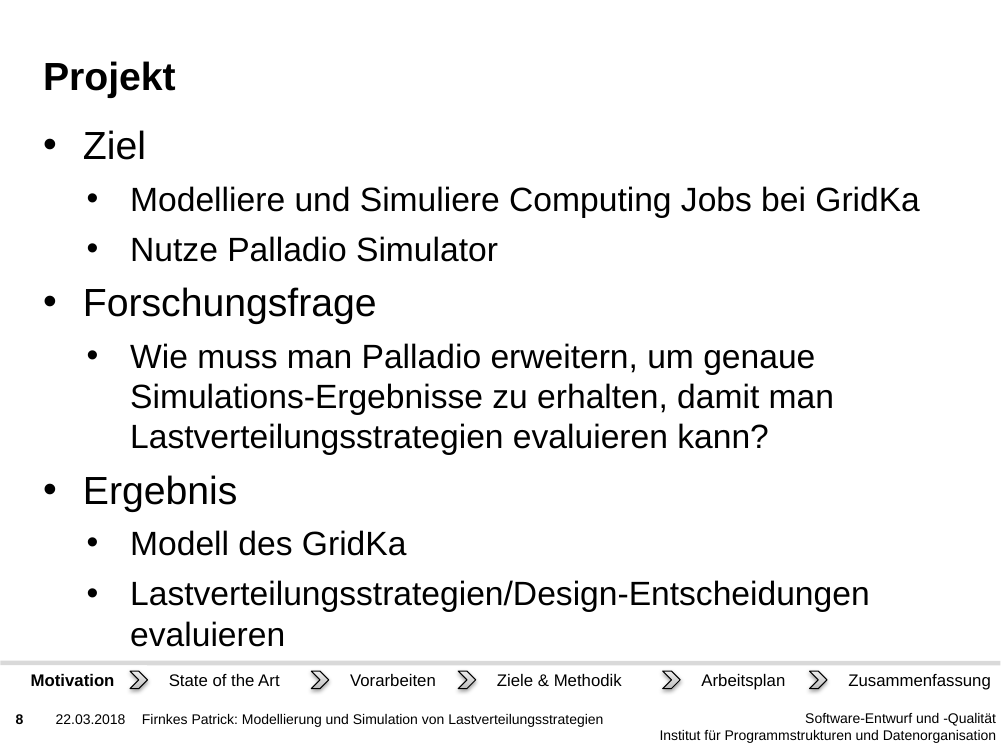
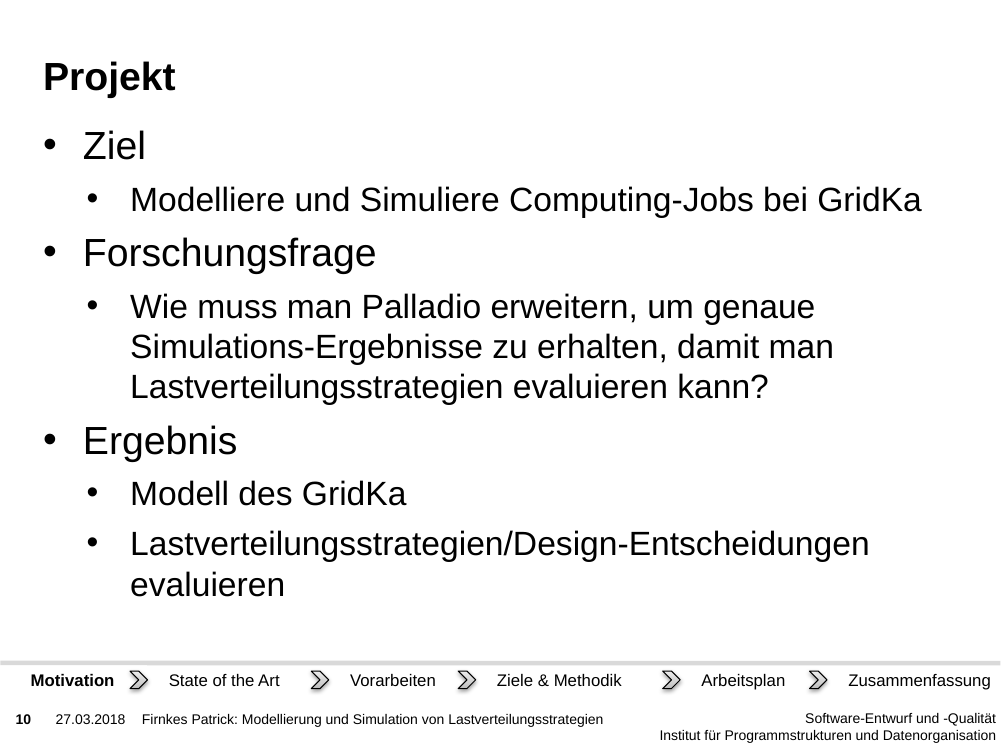
Before and after one commit to PatFirn/wlcg-loadbalancing, a slide deck: slide 10 of presentations/projekt-antrag.pptx (slide 8 before the commit). Drawn at 1008x756 pixels with LibreOffice and Linux fonts; fonts in the diff are those of the drawing; background and template pictures are left out. Boxes give left, top, right and bottom in pixels: in the first picture for what was removed or moved away, otherwise in the second. Text is boxed around its words. In the diff, an @@ line names an element or a change of style, - is before the commit and + after.

```diff
--- a/presentations/projekt-antrag.pptx
+++ b/presentations/projekt-antrag.pptx
@@ text at [130,186,922,218]: text changed @@
-  • Modelliere und Simuliere Computing Jobs bei GridKa
-  • Nutze Palladio Simulator
+  • Modelliere und Simuliere Computing-Jobs bei GridKa
@@ page number at [16,714,32,724]: text changed @@
-8
+10
@@ text at [56,714,126,724]: text changed @@
-22.03.2018
+27.03.2018
```
Also in this commit, not shown: 29 other slides changed, 3 slides added.
